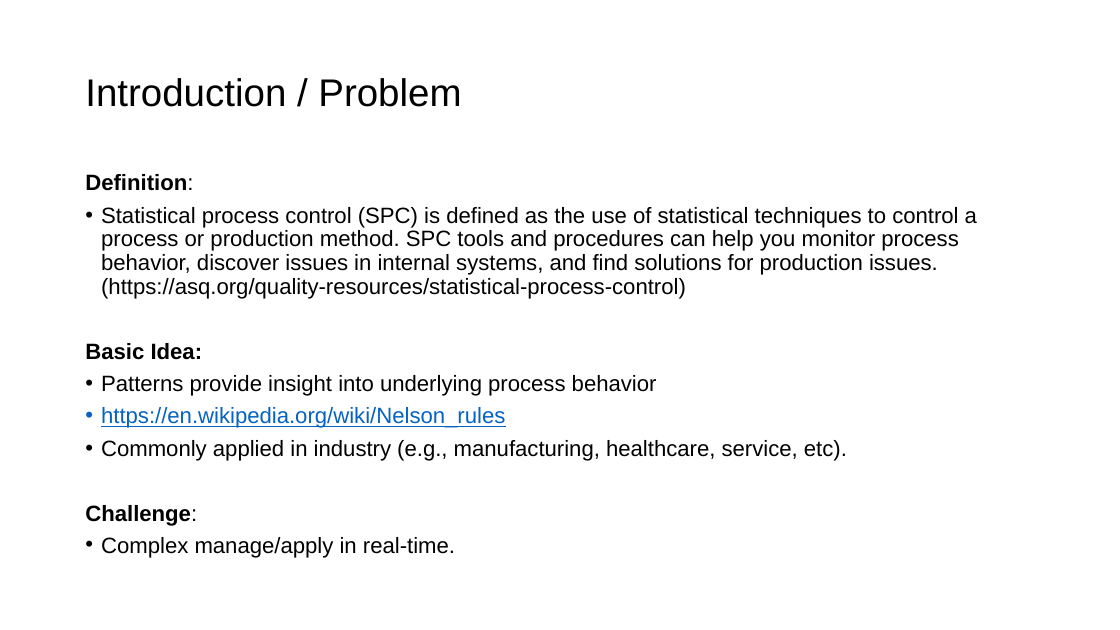
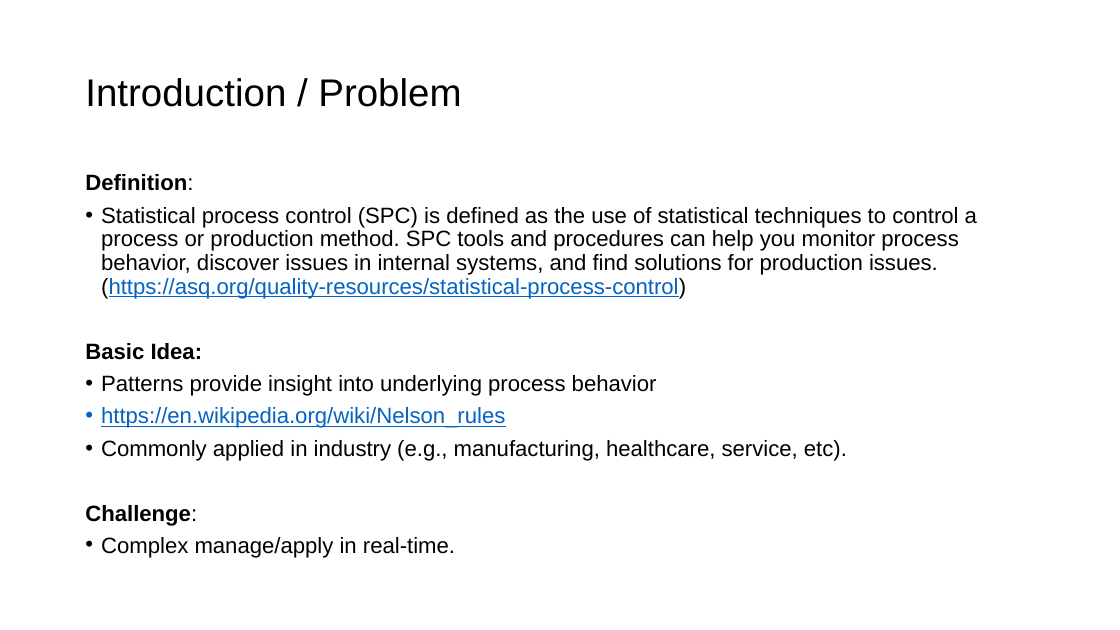
Before and after one commit to cwahrenburg/spc, a slide deck: slide 2 of SPyC Overview.pptx. Drawn at 1120x630 pixels with LibreOffice and Linux fonts; fonts in the diff are those of the drawing. Boxes give left, top, right and bottom in pixels: in the first picture for what was removed or moved away, otherwise in the second. Text is boxed around its words. In the diff, an @@ line names an element or a change of style, - is before the commit and + after.

```diff
--- a/SPyC Overview.pptx
+++ b/SPyC Overview.pptx
@@ text at box(101, 207, 977, 299): text colour #000000 to #0563C1, underline on in "(https://asq.org/quality-resources/statistical-process-contr ..." @@
```
Also in this commit, not shown: 1 other slide changed, 1 slide added, 6 other files.
